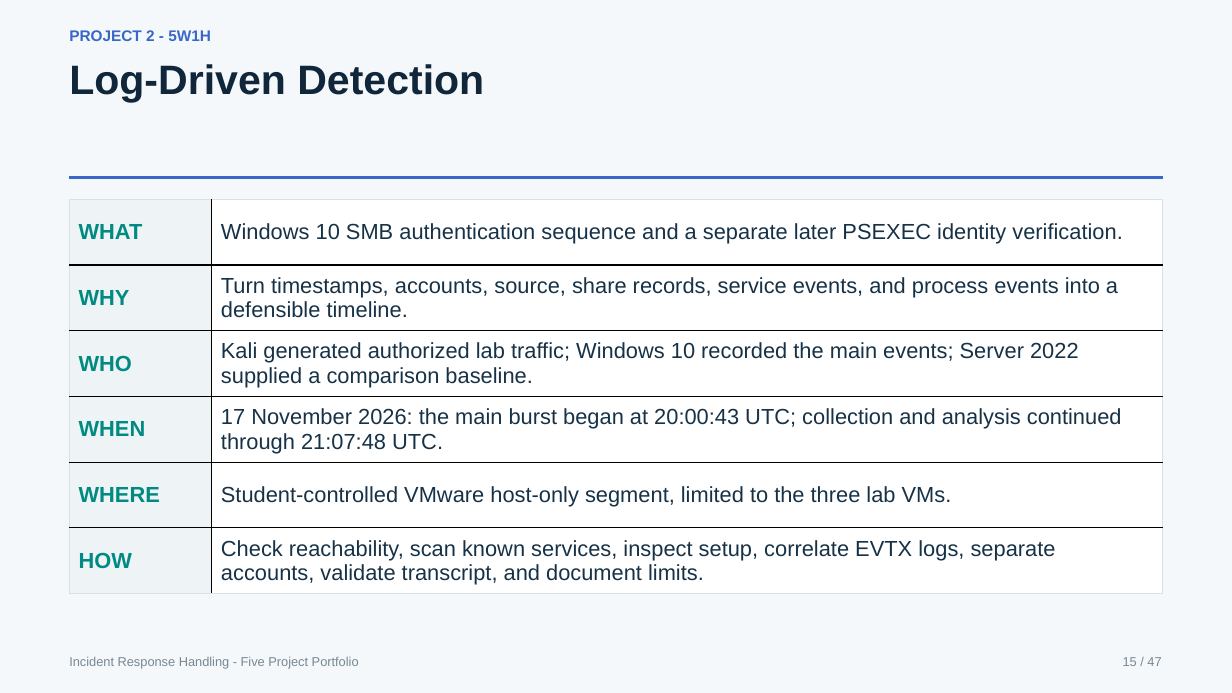
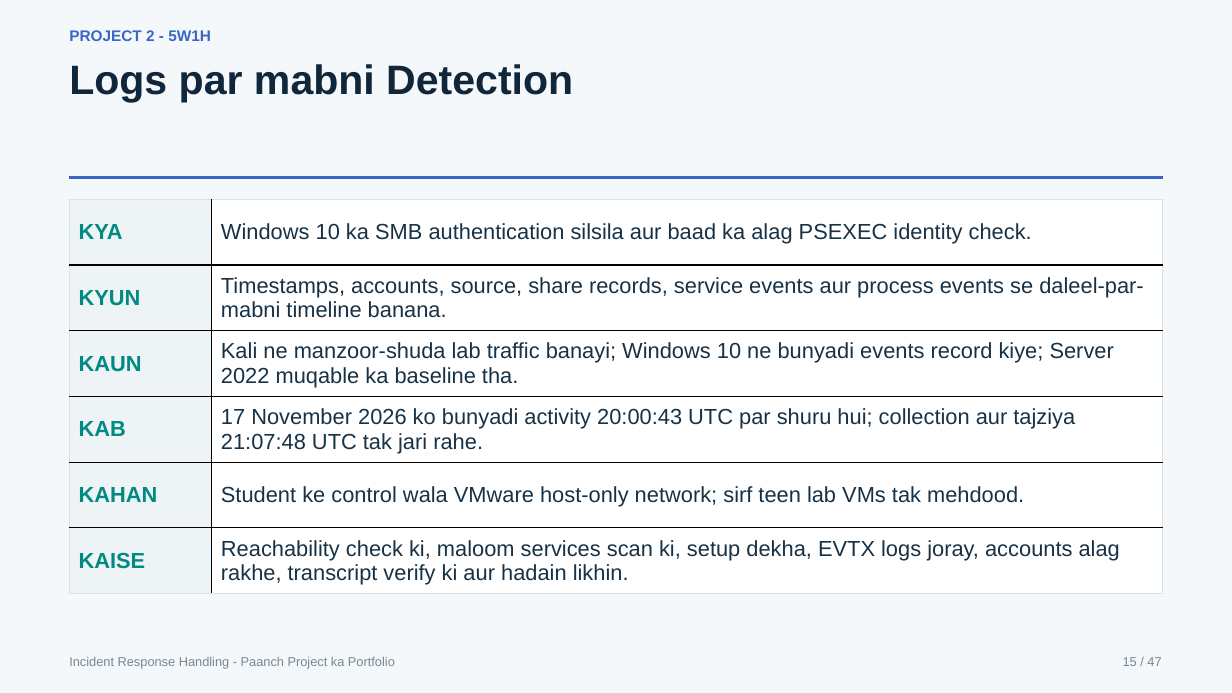
Before and after one commit to CyberBoy50/Cyber-Project-IR-Portfolio, a slide deck: slide 15 of presentation/Cyber_Project_Complete_IR_Training_Briefing.pptx. Drawn at 1232x693 pixels with LibreOffice and Linux fonts; fonts in the diff are those of the drawing. Boxes give left, top, right and bottom in pixels: in the first picture for what was removed or moved away, otherwise in the second. Text is boxed around its words. In the diff, an @@ line names an element or a change of style, - is before the commit and + after.

```diff
--- a/presentation/Cyber_Project_Complete_IR_Training_Briefing.pptx
+++ b/presentation/Cyber_Project_Complete_IR_Training_Briefing.pptx
@@ text at [69,64,573,103]: text changed @@
-Log-Driven Detection
+Logs par mabni Detection
@@ table at [69,200,1163,598] @@
-row 1, column 1: WHAT
+row 1, column 1: KYA
-row 1, column 2: Windows 10 SMB authentication sequence and a separate later PSEXEC identity verification.
+row 1, column 2: Windows 10 ka SMB authentication silsila aur baad ka alag PSEXEC identity check.
-row 2, column 1: WHY
+row 2, column 1: KYUN
-row 2, column 2: Turn timestamps, accounts, source, share records, service events, and process events into a defensible timeline.
+row 2, column 2: Timestamps, accounts, source, share records, service events aur process events se daleel-par-mabni timeline banana.
-row 3, column 1: WHO
+row 3, column 1: KAUN
-row 3, column 2: Kali generated authorized lab traffic; Windows 10 recorded the main events; Server 2022 supplied a comparison baseline.
+row 3, column 2: Kali ne manzoor-shuda lab traffic banayi; Windows 10 ne bunyadi events record kiye; Server 2022 muqable ka baseline tha.
-row 4, column 1: WHEN
+row 4, column 1: KAB
-row 4, column 2: 17 November 2026: the main burst began at 20:00:43 UTC; collection and analysis continued through 21:07:48 UTC.
+row 4, column 2: 17 November 2026 ko bunyadi activity 20:00:43 UTC par shuru hui; collection aur tajziya 21:07:48 UTC tak jari rahe.
-row 5, column 1: WHERE
+row 5, column 1: KAHAN
-row 5, column 2: Student-controlled VMware host-only segment, limited to the three lab VMs.
+row 5, column 2: Student ke control wala VMware host-only network; sirf teen lab VMs tak mehdood.
-row 6, column 1: HOW
+row 6, column 1: KAISE
-row 6, column 2: Check reachability, scan known services, inspect setup, correlate EVTX logs, separate accounts, validate transcript, and document limits.
+row 6, column 2: Reachability check ki, maloom services scan ki, setup dekha, EVTX logs joray, accounts alag rakhe, transcript verify ki aur hadain likhin.
@@ text at [69,657,395,669]: text changed @@
-Incident Response Handling - Five Project Portfolio
+Incident Response Handling - Paanch Project ka Portfolio
```
Also in this commit, not shown: 46 other slides changed, 1 other file.
